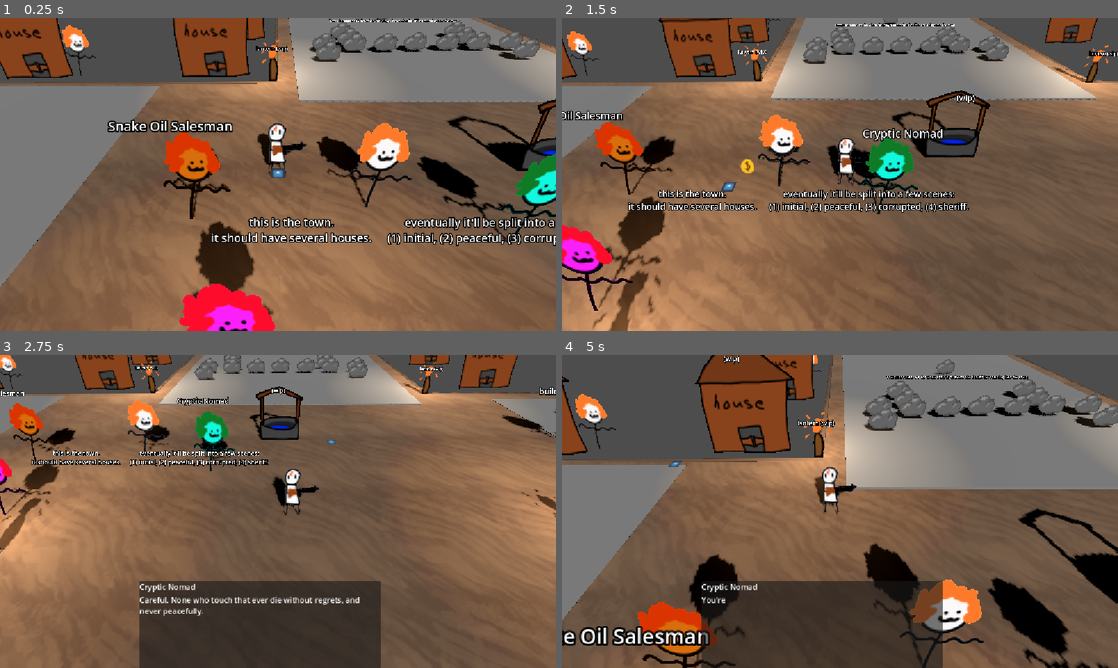
Above: before the commit, frames 1-4 (two rows, left to right).
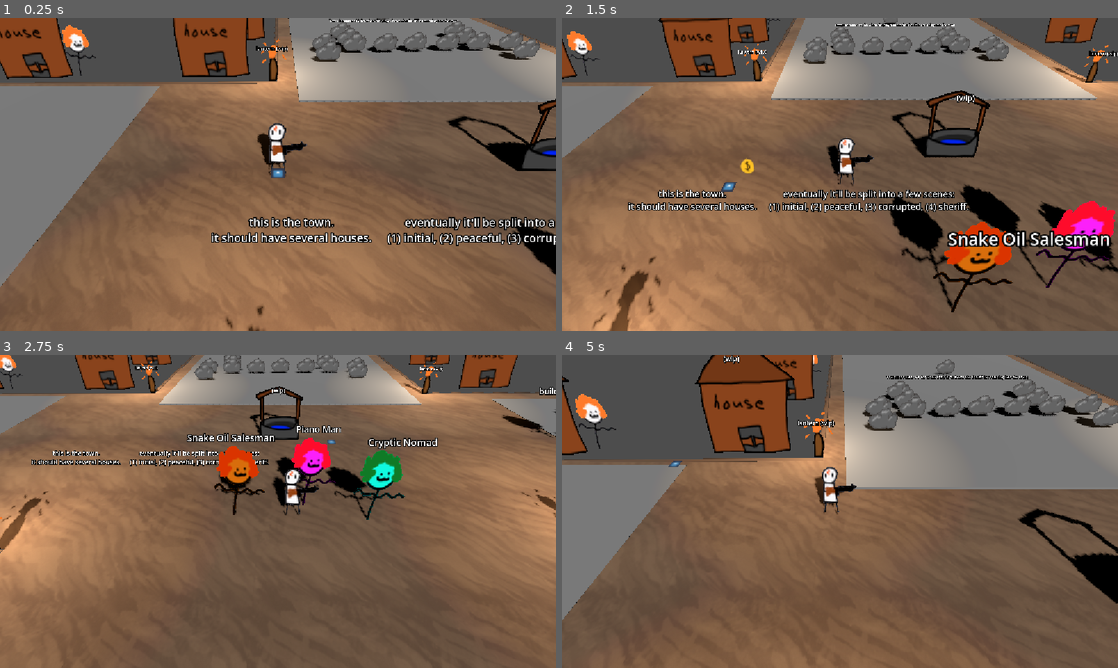
Above: after the commit, the same moments.

Repository: gmuGADIG/DEADSHOT
Game: Godot game, scene res://world/levels/town/level_town_1.tscn
The game is run twice, just before and just after one commit, with the same random seed, the same clock (stepped at 60 frames per second) and the same inputs. This scene is started directly instead of the project's main scene. The engine's default icon, where the game draws it, is replaced by a stand-in: a white triangle on a blue panel in a dark square.
Inputs (mouse positions are in pixels of both pictures, inside the frame that each line leads up to):
- Up to frame 1 (0.25 s): no input
- Up to frame 2 (1.5 s): move the mouse to (962, 158) at 0.52 s; hold D (move_right) 0.53-1.28 s; hold E (interact) 0.53-1.28 s; move the mouse to (728, 190) at 1.27 s; hold S (move_down) from 1.28 s (still down); click (728, 190) at 1.35 s
- Up to frame 3 (2.75 s): tap E (interact) at 1.55 s; move the mouse to (333, 442) at 2.02 s; release S (move_down) at 2.03 s; hold D (move_right) from 2.03 s (still down); hold E (interact) from 2.03 s (still down)
- Up to frame 4 (5 s): move the mouse to (812, 574) at 2.77 s; release D (move_right) at 2.78 s; release E (interact) at 2.78 s; hold W (move_up) 2.78-3.53 s; tap Space (roll) at 2.85 s; tap E (interact) at 3.05, 3.8, 4.35 s; move the mouse to (1006, 558) at 3.52 s; hold Right mouse button (whip) 3.53-4.28 s; hold A (move_left) from 3.53 s (still down); move the mouse to (673, 464) at 4.27 s

The runs differ from the first frame. In frame 1, 10% of the frame differs, in the area x 19-100%, y 32-100%; in frame 2, 13%; in frame 3, 18%; in frame 4, 19%, in the area x 0-99%, y 60-100%.

Commit message:
Minor town edits

Diff:
--- a/world/levels/town/level_town_1.tscn
+++ b/world/levels/town/level_town_1.tscn
@@ -1,11 +1,11 @@
-[gd_scene load_steps=15 format=3 uid="uid://blppqsxslhh07"]
+[gd_scene load_steps=17 format=3 uid="uid://blppqsxslhh07"]
 
 [ext_resource type="PackedScene" uid="uid://bk60c4813t663" path="res://world/levels/level_base.tscn" id="1_j5c1u"]
 [ext_resource type="PackedScene" uid="uid://rberd5xw8srm" path="res://world/transitions/transition.tscn" id="2_83i12"]
 [ext_resource type="Resource" uid="uid://q24ustx30otu" path="res://world/floor/sand/sand.tres" id="2_suwgb"]
 [ext_resource type="PackedScene" uid="uid://0ndhmibsve8k" path="res://world/comment/comment.tscn" id="4_0hyq2"]
-[ext_resource type="PackedScene" uid="uid://bricos36gg40h" path="res://world/interactables/barrel/barrel.tscn" id="4_ycak7"]
-[ext_resource type="PackedScene" path="res://world/interactables/cover/cover_boulder.tscn" id="5_dwgit"]
+[ext_resource type="PackedScene" uid="uid://bb3qdjspo0kcq" path="res://world/Intereactables/Barrel.tscn" id="4_ycak7"]
+[ext_resource type="PackedScene" uid="uid://c8a3ul47e6b2y" path="res://world/interactables/cover/cover_boulder.tscn" id="5_dwgit"]
 [ext_resource type="PackedScene" uid="uid://d3stqami0urg7" path="res://world/npc/test/npc_test.tscn" id="5_jrcoc"]
 [ext_resource type="Script" uid="uid://rvaetvwo5p3h" path="res://systems/dialog/dialog_timeline.gd" id="6_qoiyb"]
 [ext_resource type="PackedScene" uid="uid://8er7o8byf7v1" path="res://world/decoration/well/well.tscn" id="7_f3sn8"]
@@ -22,11 +22,6 @@
 "tilts": PackedFloat32Array(0, 0, 0, 0, 0, 0, 0, 0, 0, 0, 0, 0)
 }
 point_count = 12
-
-[sub_resource type="Resource" id="Resource_1ab8i"]
-script = ExtResource("6_qoiyb")
-dialog = "[Garfunkle] where is my house :("
-metadata/_custom_type_script = "uid://rvaetvwo5p3h"
 
 [sub_resource type="Resource" id="Resource_jrcoc"]
 script = ExtResource("6_qoiyb")
@@ -215,9 +210,38 @@
 
 [node name="NPCs" type="Node3D" parent="." index="7"]
 
-[node name="NPCTest" parent="NPCs" index="0" instance=ExtResource("5_jrcoc")]
-transform = Transform3D(1, 0, 0, 0, 1, 0, 0, 0, 1, 3.444736, 0, 1.1609888)
-timelime = SubResource("Resource_1ab8i")
+[node name="NPCTest2" parent="NPCs" index="0" instance=ExtResource("5_jrcoc")]
+transform = Transform3D(1, 0, 0, 0, 1, 0, 0, 0, 1, 9.229506, 0, 5.644972)
+timelime = SubResource("Resource_jrcoc")
+
+[node name="Sprite3D" parent="NPCs/NPCTest2" index="0"]
+modulate = Color(0.86, 0.4380267, 0.06879999, 1)
+
+[node name="Comment" parent="NPCs/NPCTest2" index="2" instance=ExtResource("4_0hyq2")]
+transform = Transform3D(1, 0, 0, 0, 1, 0, 0, 0, 1, 0, 2.5406563, 0)
+text = "Snake Oil Salesman"
+
+[node name="NPCTest3" parent="NPCs" index="1" instance=ExtResource("5_jrcoc")]
+transform = Transform3D(1, 0, 0, 0, 1, 0, 0, 0, 1, 14.998104, 0, 5.9323926)
+timelime = SubResource("Resource_qoiyb")
+
+[node name="Sprite3D" parent="NPCs/NPCTest3" index="0"]
+modulate = Color(0.07999998, 1, 0.89266676, 1)
+
+[node name="Comment" parent="NPCs/NPCTest3" index="2" instance=ExtResource("4_0hyq2")]
+transform = Transform3D(1, 0, 0, 0, 1, 0, 0, 0, 1, 0, 2.5406563, 0)
+text = "Cryptic Nomad"
+
+[node name="NPCTest4" parent="NPCs" index="2" instance=ExtResource("5_jrcoc")]
+transform = Transform3D(1, 0, 0, 0, 1, 0, 0, 0, 1, 12.308859, 0, 5.0440106)
+timelime = SubResource("Resource_f3sn8")
+
+[node name="Sprite3D" parent="NPCs/NPCTest4" index="0"]
+modulate = Color(1.158732, 0.13998671, 1.4687854, 1)
+
+[node name="Comment" parent="NPCs/NPCTest4" index="2" instance=ExtResource("4_0hyq2")]
+transform = Transform3D(1, 0, 0, 0, 1, 0, 0, 0, 1, 0, 2.5406563, 0)
+text = "Piano Man"
 
 [node name="Comment" parent="." index="9" instance=ExtResource("4_0hyq2")]
 transform = Transform3D(1, 0, 0, 0, 1, 0, 0, 0, 1, -23.247622, 0.020611577, -0.72196484)
@@ -465,39 +489,6 @@
 [node name="Boulder29" parent="." index="86" instance=ExtResource("5_dwgit")]
 transform = Transform3D(1, 0, 0, 0, 1, 0, 0, 0, 1, 14.902529, 0.20793094, 31.907898)
 
-[node name="NPCTest2" parent="NPCs" index="1" instance=ExtResource("5_jrcoc")]
-transform = Transform3D(1, 0, 0, 0, 1, 0, 0, 0, 1, -2.606473, 0, 1.6276722)
-timelime = SubResource("Resource_jrcoc")
-
-[node name="Sprite3D" parent="NPCs/NPCTest2" index="0"]
-modulate = Color(0.86, 0.4380267, 0.06879999, 1)
-
-[node name="Comment" parent="NPCs/NPCTest2" index="2" instance=ExtResource("4_0hyq2")]
-transform = Transform3D(1, 0, 0, 0, 1, 0, 0, 0, 1, 0, 2.5406563, 0)
-text = "Snake Oil Salesman"
-
-[node name="NPCTest3" parent="NPCs" index="2" instance=ExtResource("5_jrcoc")]
-transform = Transform3D(1, 0, 0, 0, 1, 0, 0, 0, 1, 7.517522, 0, 2.5186634)
-timelime = SubResource("Resource_qoiyb")
-
-[node name="Sprite3D" parent="NPCs/NPCTest3" index="0"]
-modulate = Color(0.07999998, 1, 0.89266676, 1)
-
-[node name="Comment" parent="NPCs/NPCTest3" index="2" instance=ExtResource("4_0hyq2")]
-transform = Transform3D(1, 0, 0, 0, 1, 0, 0, 0, 1, 0, 2.5406563, 0)
-text = "Cryptic Nomad"
-
-[node name="NPCTest4" parent="NPCs" index="3" instance=ExtResource("5_jrcoc")]
-transform = Transform3D(1, 0, 0, 0, 1, 0, 0, 0, 1, -0.8687649, 0, 5.6259146)
-timelime = SubResource("Resource_f3sn8")
-
-[node name="Sprite3D" parent="NPCs/NPCTest4" index="0"]
-modulate = Color(1.158732, 0.13998671, 1.4687854, 1)
-
-[node name="Comment" parent="NPCs/NPCTest4" index="2" instance=ExtResource("4_0hyq2")]
-transform = Transform3D(1, 0, 0, 0, 1, 0, 0, 0, 1, 0, 2.5406563, 0)
-text = "Piano Man"
-
 [editable path="NPCs/NPCTest2"]
 [editable path="NPCs/NPCTest3"]
 [editable path="NPCs/NPCTest4"]
